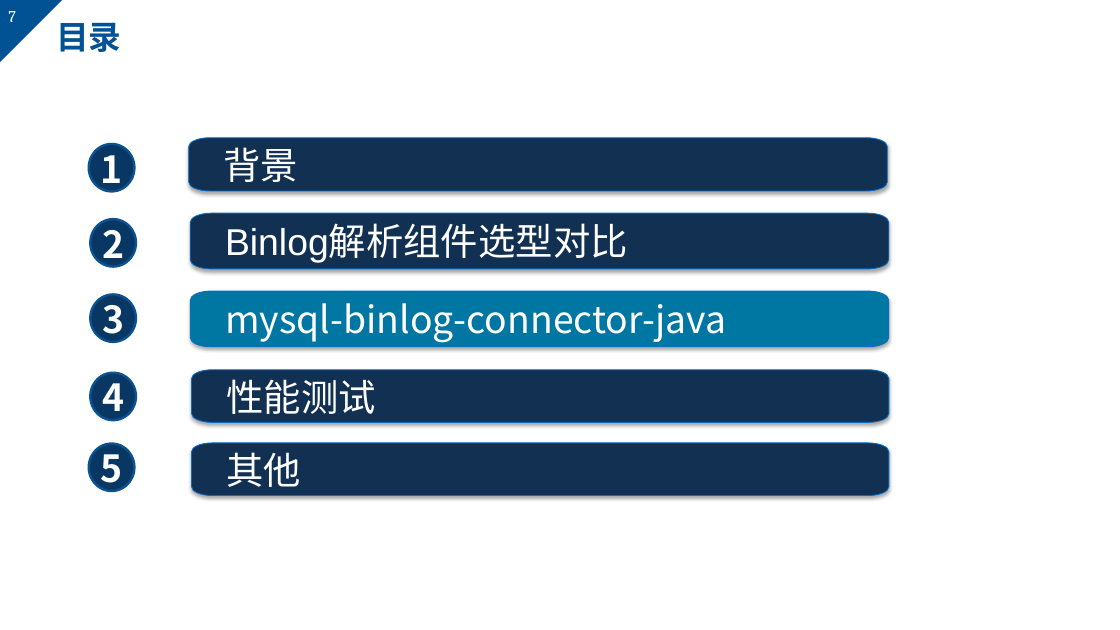
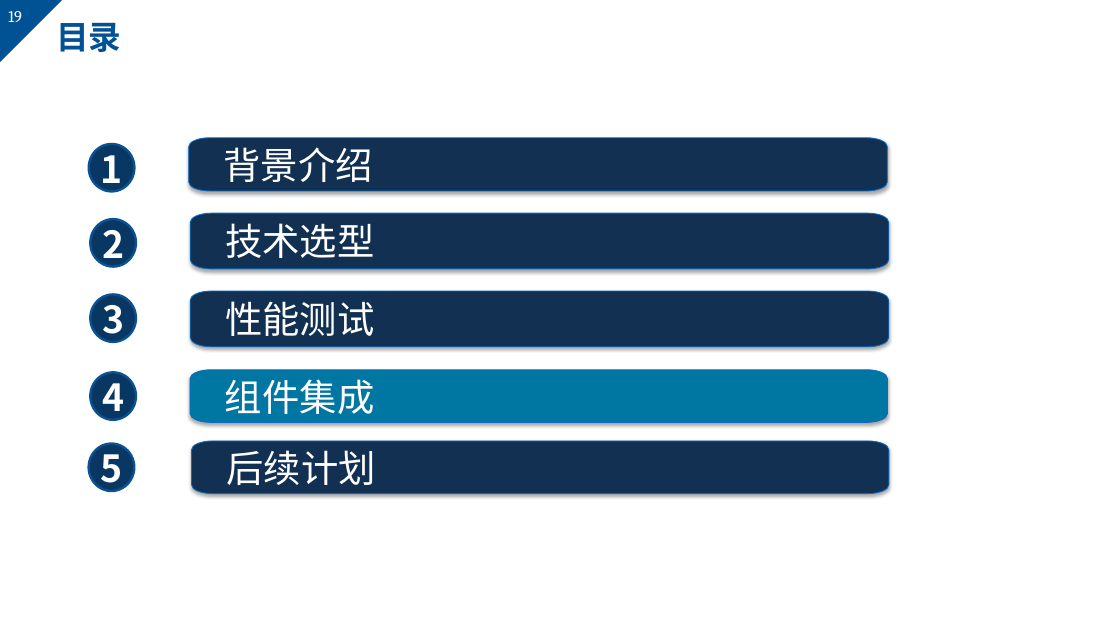
Before and after one commit to markMe1024/coding, a slide deck: slide 19 of MySQL/binlog/后端与UI的webscoket事件机制.pptx (slide 7 before the commit). Drawn at 1120x630 pixels with LibreOffice and Linux fonts; fonts in the diff are those of the drawing; background and template pictures are left out. Boxes give left, top, right and bottom in pixels: in the first picture for what was removed or moved away, otherwise in the second. Text is boxed around its words. In the diff, an @@ line names an element or a change of style, - is before the commit and + after.

```diff
--- a/MySQL/binlog/后端与UI的webscoket事件机制.pptx
+++ b/MySQL/binlog/后端与UI的webscoket事件机制.pptx
@@ page number at [8,11,22,22]: text changed @@
-7
+19
@@ text in freeform shape at [224,147,373,182]: text changed @@
-背景
+背景介绍
@@ text in freeform shape at [225,223,374,258]: text changed @@
-Binlog解析组件选型对比
+技术选型
@@ freeform shape "性能测试": place and size @@
-freeform shape "性能测试" at [192,370,889,423]
+freeform shape "性能测试" at [190,291,889,346]
@@ freeform shape removed at [190,291,889,346] @@
-mysql-binlog-connector-java
@@ freeform shape added at [190,370,887,423], fill #0076A3, outline #0A6DC6 0.75 pt, 32 pt, text #FFFFFF @@
+组件集成
@@ freeform shape "后续计划" at [192,441,889,494]: outline redrawn @@
@@ text in freeform shape at [226,450,375,485]: text changed @@
-其他
+后续计划
```
Also in this commit, not shown: 13 other slides changed, 8 slides added, 2 slides removed.
